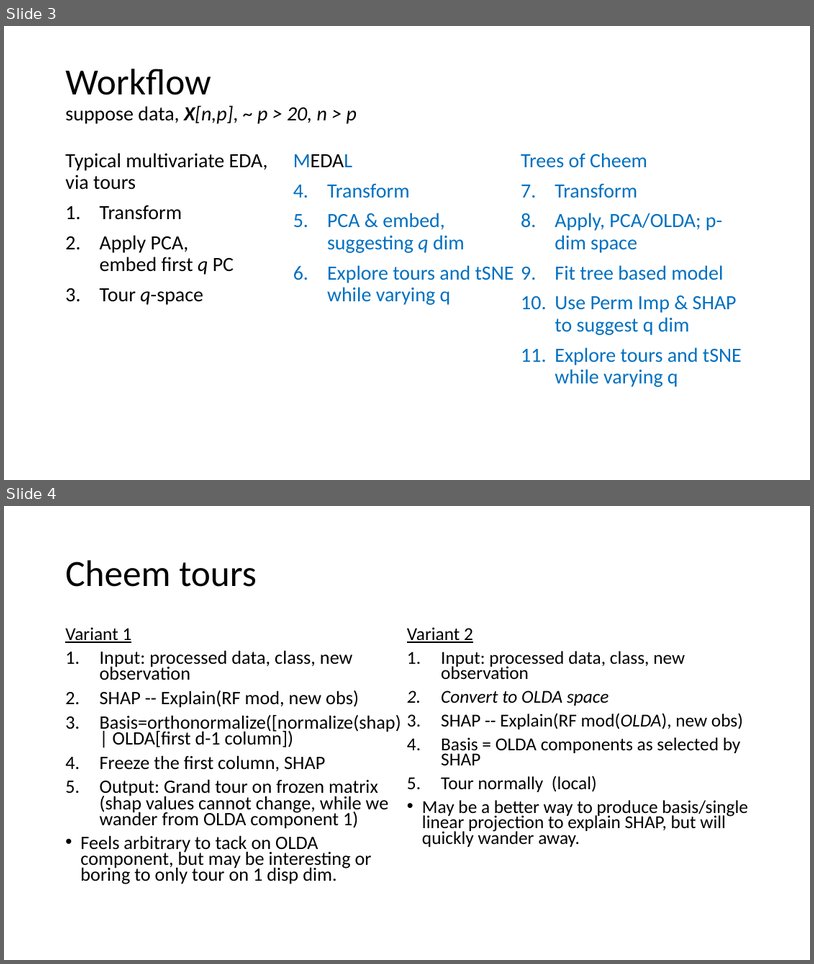
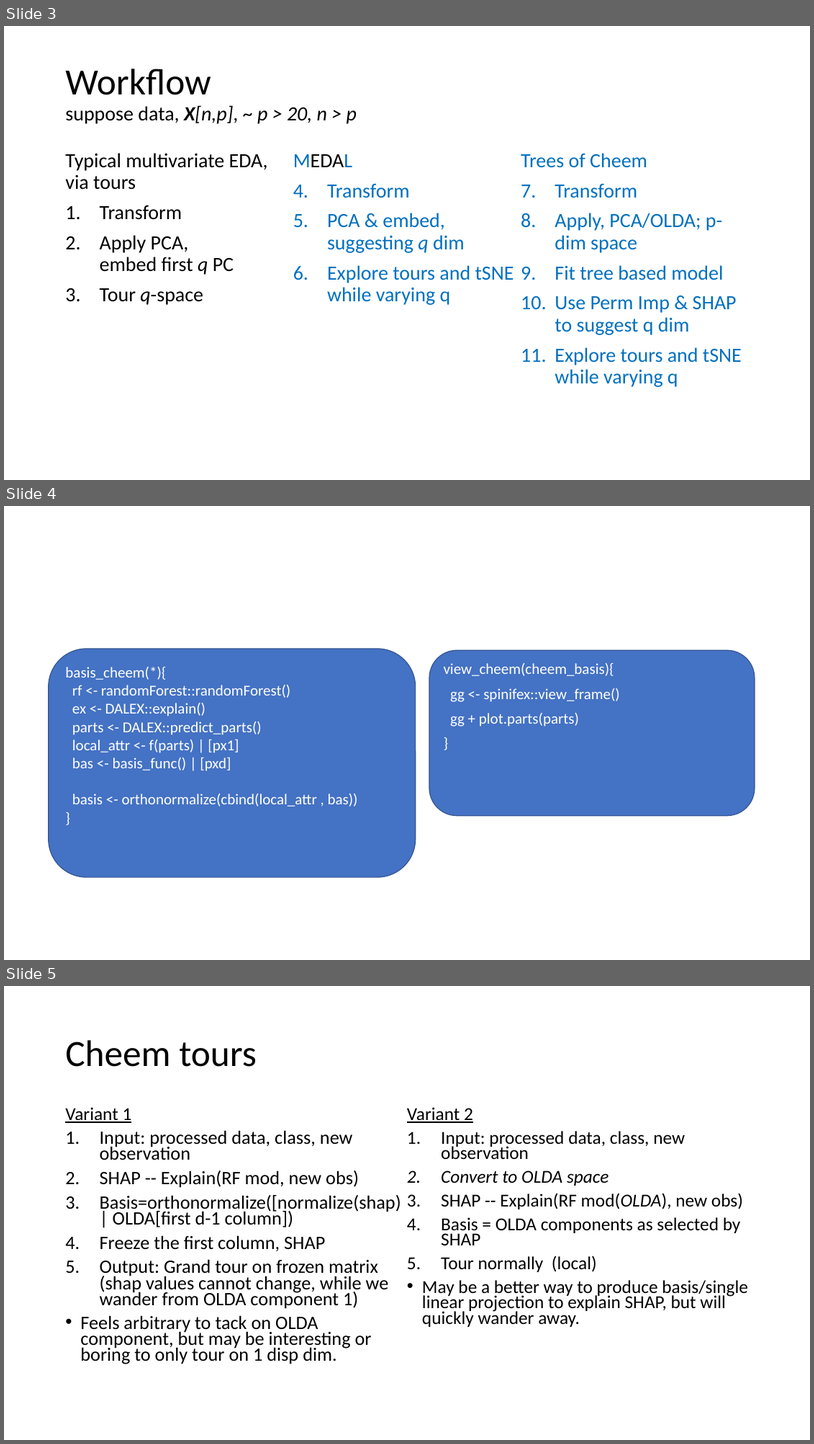
Before and after one commit to nspyrison/ML_EDA, a slide deck: zDesignDrafts/Trees_of_Cheem_pitch.pptx. Shown one above the other, each under a label of ours: slides 3 and 4 before the commit, slides 3, 4 and 5 after it. The pictures are 814x964 and 814x1444 pixels, drawn with LibreOffice and Linux fonts; fonts in the diff are those of the drawing. Boxes give left, top, right and bottom in pixels: in the first picture for what was removed or moved away, otherwise in the second. Text is boxed around its words. In the diff, an @@ line names an element or a change of style, - is before the commit and + after.

Commit message:
-touch up trees_of_cheem and email, -refresher on PPforest

```diff
--- a/zDesignDrafts/Trees_of_Cheem_pitch.pptx
+++ b/zDesignDrafts/Trees_of_Cheem_pitch.pptx
@@ slide 4 added at box(4, 506, 810, 960), background #FFFFFF @@
@@ rounded rectangle added at box(48, 649, 415, 878), fill #4472C4, outline #325491 1 pt, 18 pt, text #FFFFFF @@
+basis_cheem(*){
+rf <- randomForest::randomForest()
+ex <- DALEX::explain()
+parts <- DALEX::predict_parts()
+local_attr <- f(parts) | [px1]
+bas <- basis_func() | [pxd]
+basis <- orthonormalize(cbind(local_attr , bas))
+}
@@ text added at box(430, 650, 756, 815), fill #4472C4, outline #325491 1 pt, 18 pt, text #FFFFFF @@
+view_cheem(cheem_basis){
+gg <- spinifex::view_frame()
+gg + plot.parts(parts)
+}
@@ what was slide 4 is now slide 5 @@
```
Also in this commit, not shown: 2 slides changed, 3 other files.
